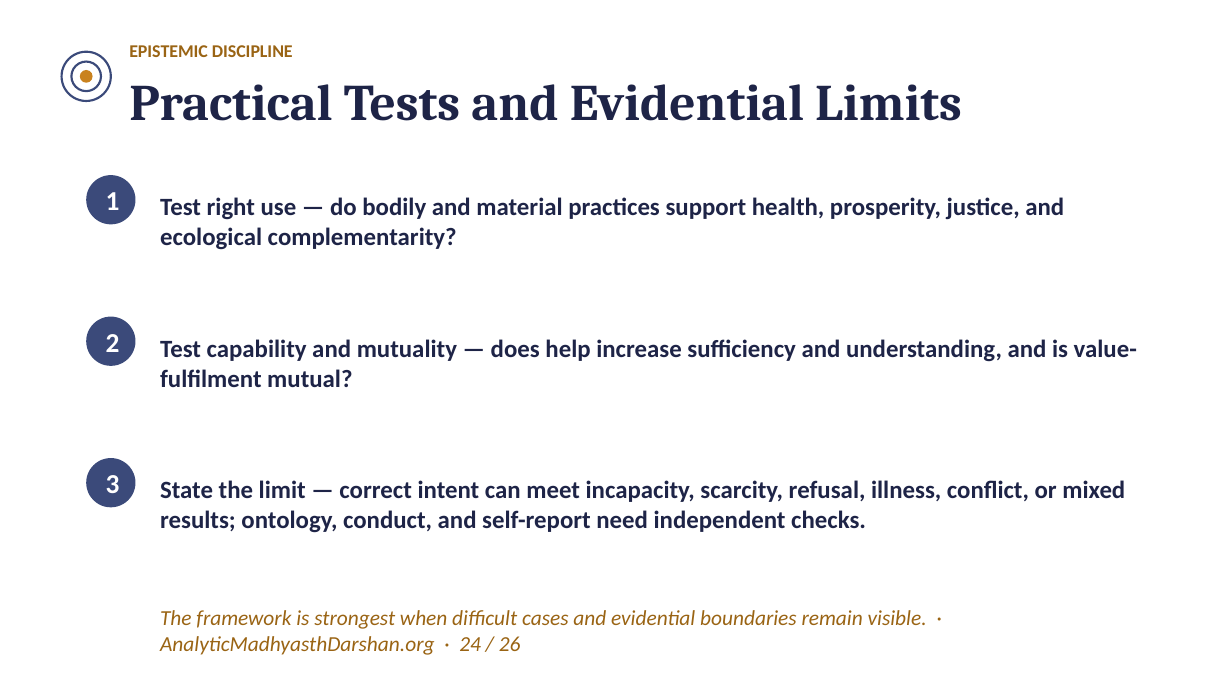
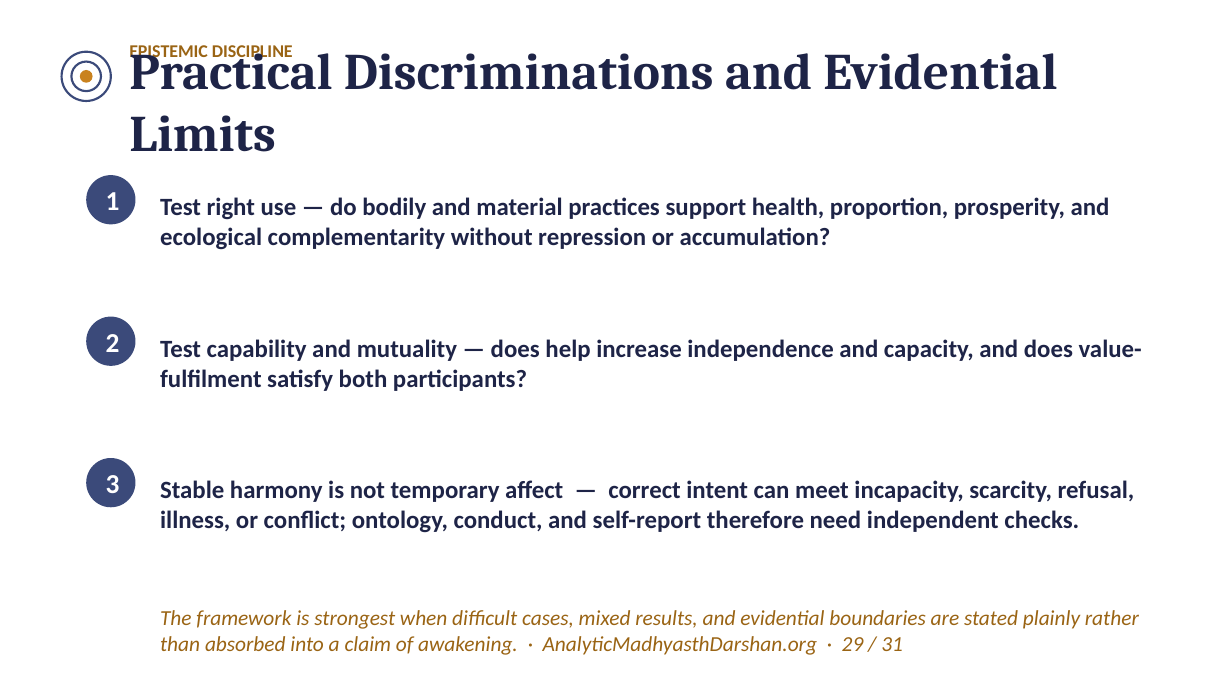
Before and after one commit to raghavamohan/AnalyticMadhyasthDarshan, a slide deck: slide 29 of Studies/The-Epistemology-of-Coexistence/The-Epistemology-of-Coexistence-Madhyasth-Darshan.pptx (slide 24 before the commit). Drawn at 1232x693 pixels with LibreOffice and Linux fonts; fonts in the diff are those of the drawing. Boxes give left, top, right and bottom in pixels: in the first picture for what was removed or moved away, otherwise in the second. Text is boxed around its words. In the diff, an @@ line names an element or a change of style, - is before the commit and + after.

```diff
--- a/Studies/The-Epistemology-of-Coexistence/The-Epistemology-of-Coexistence-Madhyasth-Darshan.pptx
+++ b/Studies/The-Epistemology-of-Coexistence/The-Epistemology-of-Coexistence-Madhyasth-Darshan.pptx
@@ text at (129, 45, 1057, 152): text changed @@
-Practical Tests and Evidential Limits
+Practical Discriminations and Evidential Limits
@@ text at (160, 197, 1110, 250): text changed @@
-Test right use — do bodily and material practices support health, prosperity, justice, and ecological complementarity?
+Test right use — do bodily and material practices support health, proportion, prosperity, and ecological complementarity without repression or accumulation?
@@ text at (160, 339, 1142, 391): text changed @@
-Test capability and mutuality — does help increase sufficiency and understanding, and is value-fulfilment mutual?
+Test capability and mutuality — does help increase independence and capacity, and does value-fulfilment satisfy both participants?
@@ text at (160, 480, 1135, 532): text changed @@
-State the limit — correct intent can meet incapacity, scarcity, refusal, illness, conflict, or mixed results; ontology, conduct, and self-report need independent checks.
+Stable harmony is not temporary affect — correct intent can meet incapacity, scarcity, refusal, illness, or conflict; ontology, conduct, and self-report therefore need independent checks.
@@ text at (160, 610, 1139, 655): text changed @@
-The framework is strongest when difficult cases and evidential boundaries remain visible. · AnalyticMadhyasthDarshan.org · 24 / 26
+The framework is strongest when difficult cases, mixed results, and evidential boundaries are stated plainly rather than absorbed into a claim of awakening. · AnalyticMadhyasthDarshan.org · 29 / 31
```
Also in this commit, not shown: 17 other slides changed, 13 slides added, 8 slides removed.
